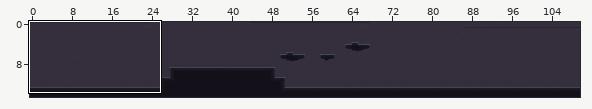
An edit to a level. Tiled map (JSON), assets/levels/level1.tmj. The first picture is a wide view before the edit; the outline marks the close-up.
Close-up. Earlier state:
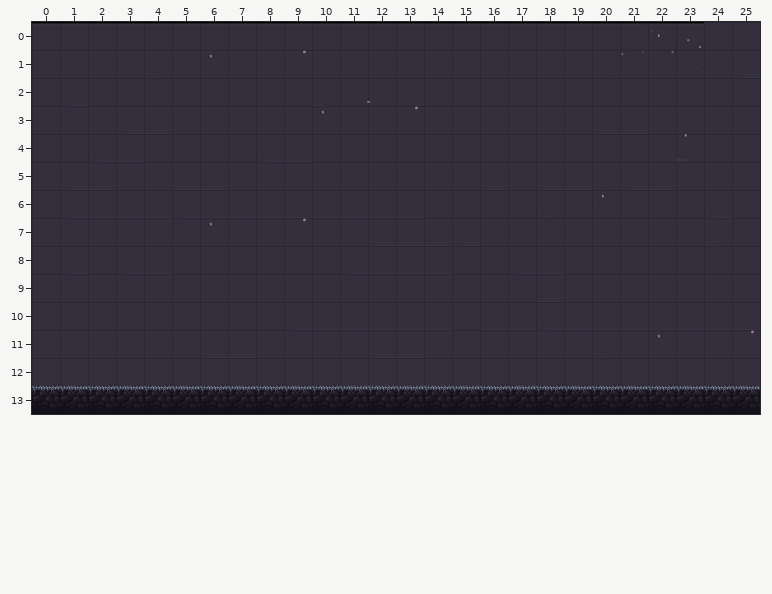
Cells are 32x32 px. Shown: x 0..25, y 0..13. The commit also changed other parts of the map, which this record leaves out.
The result:
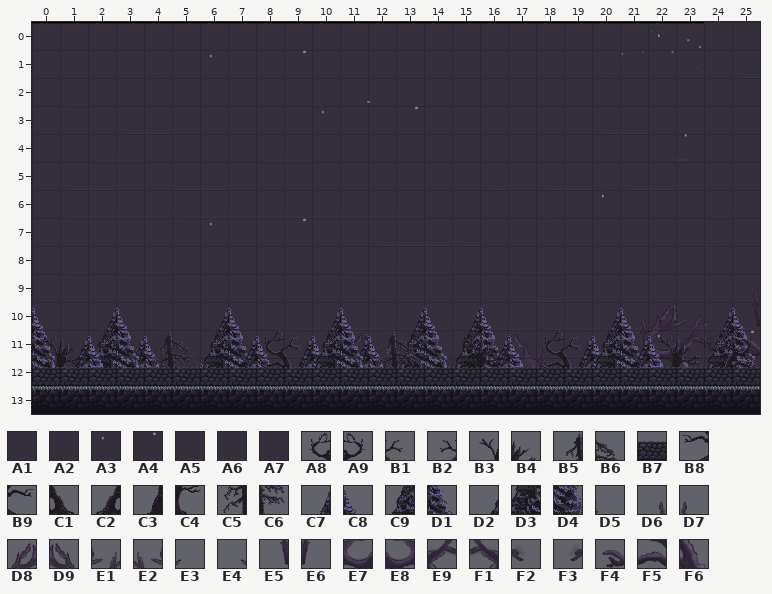
Key: from "background – Kopi": A1 24, A2 28, A3 30, A4 33, A5 49, A6 50, A7 57; from "free (1)": A8 27, A9 27 flipped left-right, B1 28, B2 28 flipped left-right, B3 29, B4 30, B5 31, B6 32, B7 34, B8 39, B9 39 flipped left-right, C1 40, C2 40 flipped left-right, C3 41, C4 42, C5 43, C6 44; from "tree3": C7 1, C8 2, C9 5, D1 6, D2 8, D3 9, D4 10, D5 11; from "tree5": D6 0, D7 0 flipped left-right, D8 1, D9 1 flipped left-right, E1 2, E2 2 flipped left-right, E3 3, E4 3 flipped left-right, E5 4, E6 4 flipped left-right, E7 5, E8 5 flipped left-right, E9 6, F1 6 flipped left-right, F2 7, F3 7 flipped left-right, F4 8, F5 9, F6 10.
__ is an empty cell.
Tiles of an added or newly shown layer are drawn over the layers below it.
Difference:
{"where": "layer \"background #2\" (added)"}
{"y":10,"x":0,"old":"__","new":"A1"}
{"y":10,"x":2,"old":"__ __","new":"A1 A1"}
{"y":10,"x":6,"old":"__ __","new":"A1 A1"}
{"y":10,"x":10,"old":"__ __","new":"A6 A6"}
{"y":10,"x":13,"old":"__ __ __ __","new":"A6 A6 A1 A6"}
{"y":10,"x":20,"old":"__ __ __ __ __ __","new":"A6 A6 A6 A6 A6 A6"}
{"y":11,"x":0,"old":"__ __ __ __ __ __ __ __ __ __ __ __ __ __ __ __ __ __ __ __ __ __ __ __ __ __","new":"A1 A1 A1 A1 A1 A1 A5 A6 A1 A1 A1 A1 A5 A6 A1 A1 A1 A1 A1 A1 A2 A1 A3 A1 A1 A4"}
{"y":12,"x":0,"old":"__ __ __ __ __ __ __ __ __ __ __ __ __ __ __ __ __ __ __ __ __ __ __ __ __ __","new":"A1 A1 A1 A1 A1 A1 A1 A1 A1 A1 A1 A6 A6 A6 A6 A6 A1 A5 A1 A1 A1 A1 A1 A1 A1 A7"}
{"where": "layer \"tree5\" (added)"}
{"y":10,"x":21,"old":"__ __ __ __ __","new":"D6 D8 E1 E3 E5"}
{"y":11,"x":1,"old":"__ __ __ __","new":"D6 D8 E1 E3"}
{"y":11,"x":10,"old":"__ __ __ __","new":"D6 D8 E1 E3"}
{"y":11,"x":15,"old":"__ __ __ __","new":"E4 E2 D9 D7"}
{"y":11,"x":21,"old":"__ __ __ __ __","new":"E5 E7 E9 F2 F4"}
{"y":12,"x":1,"old":"__ __ __ __","new":"E5 E7 E9 F2"}
{"y":12,"x":10,"old":"__ __ __ __","new":"E5 E7 E9 F2"}
{"y":12,"x":15,"old":"__ __ __ __","new":"F3 F1 E8 E6"}
{"y":12,"x":21,"old":"__ __ __","new":"F4 F5 F6"}
{"where": "layer \"tree3 3\" (added)"}
{"y":10,"x":15,"old":"__ __","new":"C7 C8"}
{"y":11,"x":3,"old":"__ __","new":"C7 C8"}
{"y":11,"x":11,"old":"__ __","new":"C7 C8"}
{"y":11,"x":15,"old":"__ __","new":"C9 D1"}
{"y":11,"x":19,"old":"__ __","new":"C7 C8"}
{"y":12,"x":3,"old":"__ __","new":"C9 D1"}
{"y":12,"x":6,"old":"__","new":"C8"}
{"y":12,"x":11,"old":"__ __","new":"C9 D1"}
{"y":12,"x":14,"old":"__ __ __ __","new":"D2 D3 D4 D5"}
{"y":12,"x":19,"old":"__ __","new":"C9 D1"}
{"where": "layer \"tree3\" (added)"}
{"y":10,"x":0,"old":"__","new":"C8"}
{"y":10,"x":2,"old":"__ __","new":"C7 C8"}
{"y":10,"x":6,"old":"__ __","new":"C7 C8"}
{"y":10,"x":13,"old":"__ __","new":"C7 C8"}
{"y":10,"x":20,"old":"__ __","new":"C7 C8"}
{"y":10,"x":24,"old":"__ __","new":"C7 C8"}
{"y":11,"x":0,"old":"__","new":"D1"}
{"y":11,"x":2,"old":"__ __","new":"C9 D1"}
{"y":11,"x":6,"old":"__ __","new":"C9 D1"}
{"y":11,"x":9,"old":"__ __","new":"C7 C8"}
{"y":11,"x":13,"old":"__ __","new":"C9 D1"}
{"y":11,"x":16,"old":"__ __","new":"C7 C8"}
{"y":11,"x":20,"old":"__ __","new":"C9 D1"}
{"y":11,"x":24,"old":"__ __","new":"C9 D1"}
{"y":12,"x":0,"old":"__ __ __ __ __ __ __ __","new":"D4 D2 D3 D4 D5 D2 D3 D4"}
{"y":12,"x":9,"old":"__ __","new":"C9 D1"}
{"y":12,"x":12,"old":"__ __ __","new":"D2 D3 D4"}
{"y":12,"x":16,"old":"__ __","new":"C9 D1"}
{"y":12,"x":19,"old":"__ __ __ __ __ __ __","new":"D2 D3 D4 D5 D2 D3 D4"}
{"where": "layer \"tree3 part 2\" (added)"}
{"y":10,"x":10,"old":"__ __","new":"C7 C8"}
{"y":11,"x":1,"old":"__ __","new":"C7 C8"}
{"y":11,"x":7,"old":"__ __","new":"C7 C8"}
{"y":11,"x":10,"old":"__ __","new":"C9 D1"}
{"y":11,"x":21,"old":"__ __","new":"C7 C8"}
{"y":12,"x":1,"old":"__ __","new":"C9 D1"}
{"y":12,"x":4,"old":"__ __","new":"C7 C8"}
{"y":12,"x":7,"old":"__ __ __ __ __ __","new":"C9 D1 D2 D3 D4 D5"}
{"y":12,"x":19,"old":"__","new":"C7"}
{"y":12,"x":21,"old":"__ __","new":"C9 D1"}
{"y":12,"x":25,"old":"__","new":"D2"}
{"where": "layer \"trees\" (added)"}
{"y":11,"x":0,"old":"__ __","new":"B3 B4"}
{"y":11,"x":4,"old":"__ __","new":"B5 B6"}
{"y":11,"x":8,"old":"__ __","new":"A8 B1"}
{"y":11,"x":12,"old":"__ __","new":"B5 B6"}
{"y":11,"x":15,"old":"__ __","new":"B3 B4"}
{"y":11,"x":18,"old":"__ __","new":"A8 B1"}
{"y":11,"x":22,"old":"__ __ __ __","new":"B3 B4 B2 A9"}
{"y":12,"x":0,"old":"__ __","new":"C3 C4"}
{"y":12,"x":4,"old":"__ __","new":"C5 C6"}
{"y":12,"x":8,"old":"__ __","new":"B8 C1"}
{"y":12,"x":12,"old":"__ __","new":"C5 C6"}
{"y":12,"x":15,"old":"__ __","new":"C3 C4"}
{"y":12,"x":18,"old":"__ __","new":"B8 C1"}
{"y":12,"x":22,"old":"__ __ __ __","new":"C3 C4 C2 B9"}
{"where": "layer \"fence\" (added)"}
{"y":12,"x":0,"old":"__ __ __ __ __ __ __ __ __ __ __ __ __ __ __ __ __ __ __ __ __ __ __ __ __ __","new":"B7 B7 B7 B7 B7 B7 B7 B7 B7 B7 B7 B7 B7 B7 B7 B7 B7 B7 B7 B7 B7 B7 B7 B7 B7 B7"}
{"label":"added","picture_box":[32,302,760,386]}
